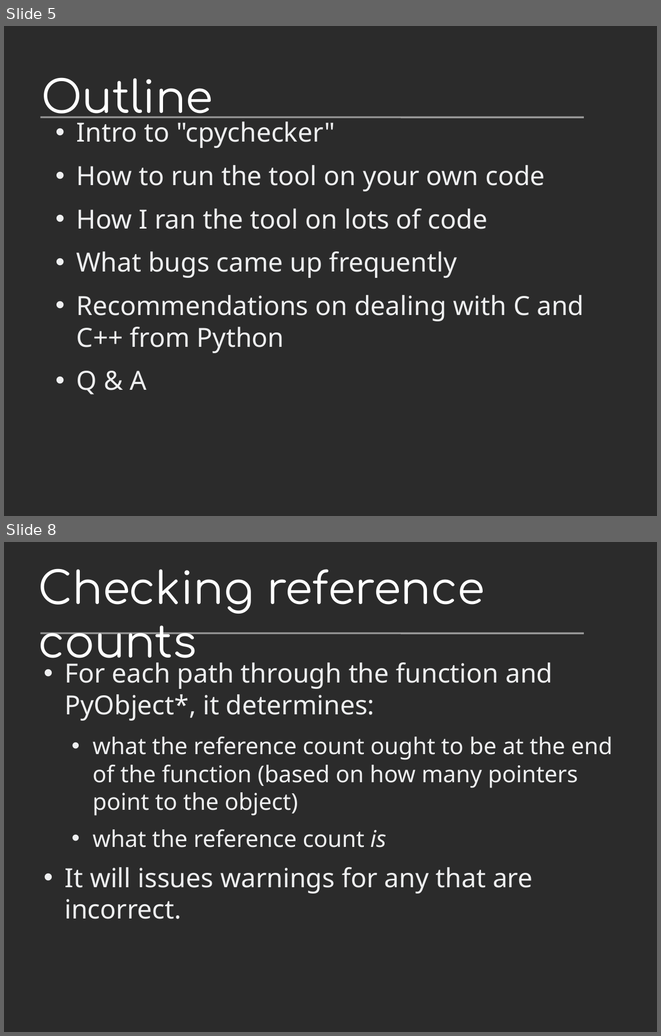
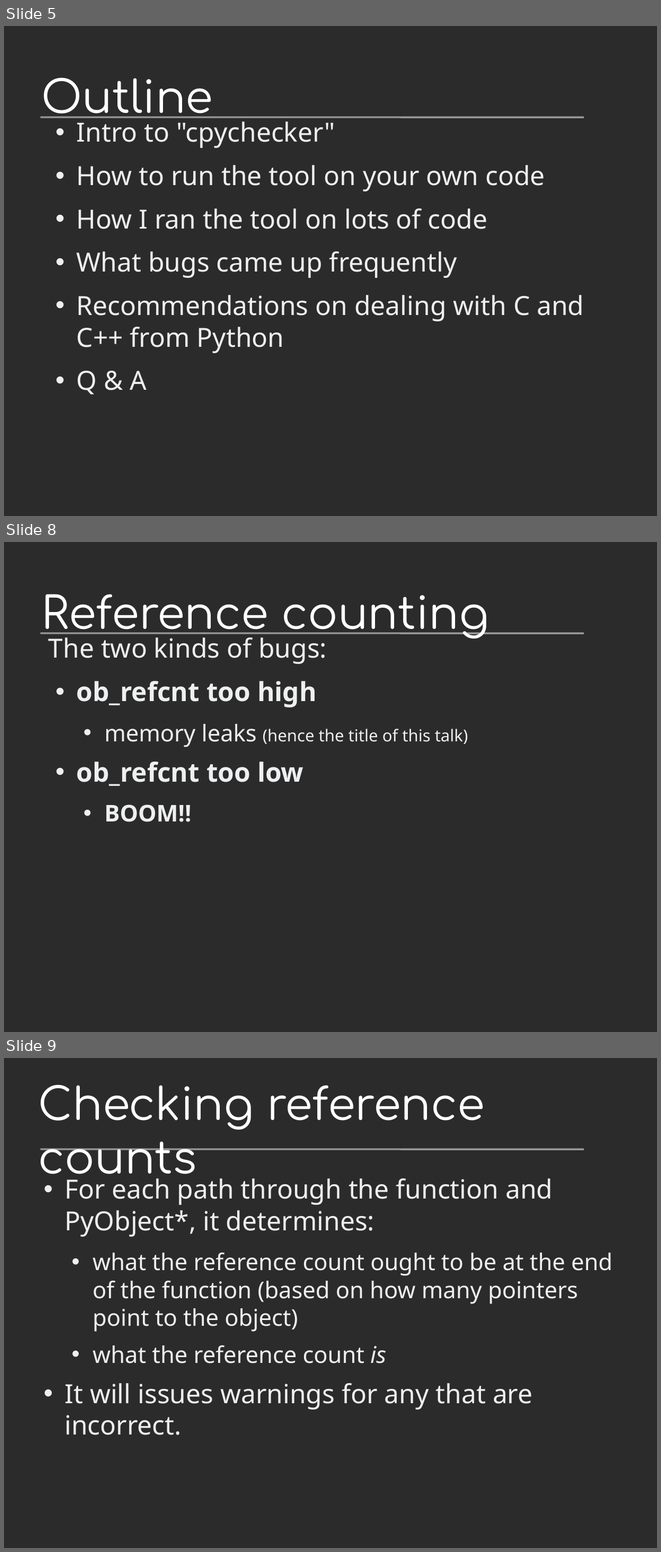
Before and after one commit to davidmalcolm/PyCon-US-2013-Talk, a slide deck: Death By 1000 Leaks - Static Analysis of Hundreds of Python Extension Modules.odp. Shown one above the other, each under a label of ours: slides 5 and 8 before the commit, slides 5, 8 and 9 after it; the slides between them are not shown. The pictures are 661x1036 and 661x1552 pixels, drawn with LibreOffice and Linux fonts; fonts in the diff are those of the drawing; background and template pictures are left out; a plain dark background stands for a picture behind light text. Boxes give left, top, right and bottom in pixels: in the first picture for what was removed or moved away, otherwise in the second. Text is boxed around its words. In the diff, an @@ line names an element or a change of style, - is before the commit and + after.

```diff
--- a/Death By 1000 Leaks - Static Analysis of Hundreds of Python Extension Modules.odp
+++ b/Death By 1000 Leaks - Static Analysis of Hundreds of Python Extension Modules.odp
@@ slide 8 added at (x1=4, y1=542, x2=657, y2=1032), background picture (left out); not listed: 1 template element that a slide beside it also shows @@
@@ title added at (x1=42, y1=594, x2=489, y2=640), 54 pt, text #FFFFFF @@
+Reference counting
@@ text added at (x1=49, y1=633, x2=468, y2=822), 32 pt, text #EEEFF0 @@
+The two kinds of bugs:
+• ob_refcnt too high
+  • memory leaks (hence the title of this talk)
+• ob_refcnt too low
+  • BOOM!!
@@ what was slide 8 is now slide 9 @@
```
Also in this commit, not shown: 7 slides changed, 19 other slides added, 2 other files.
